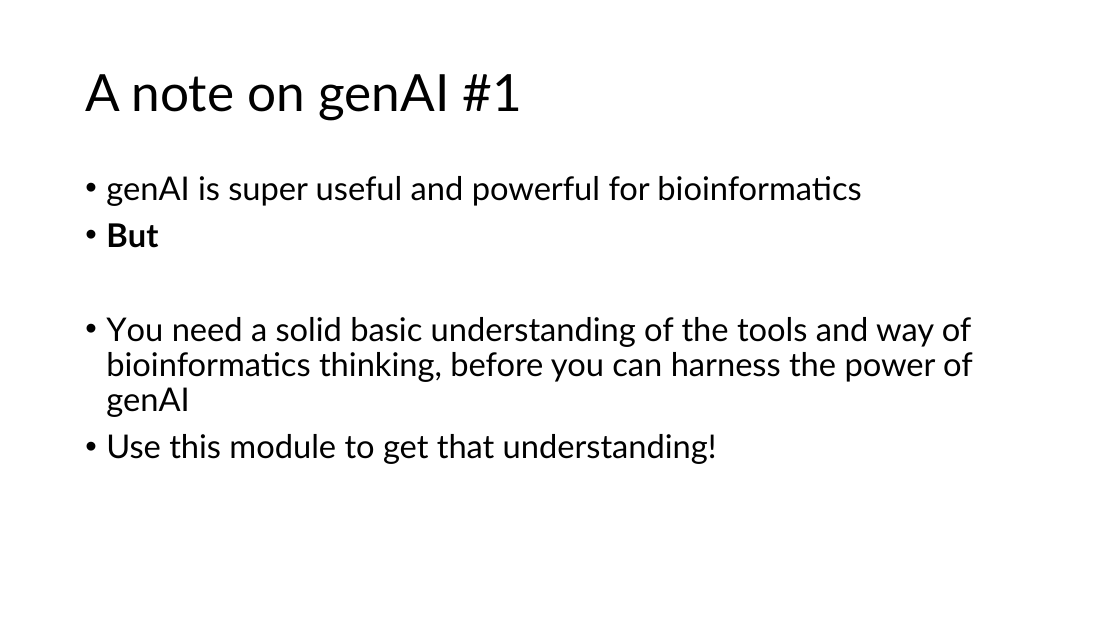
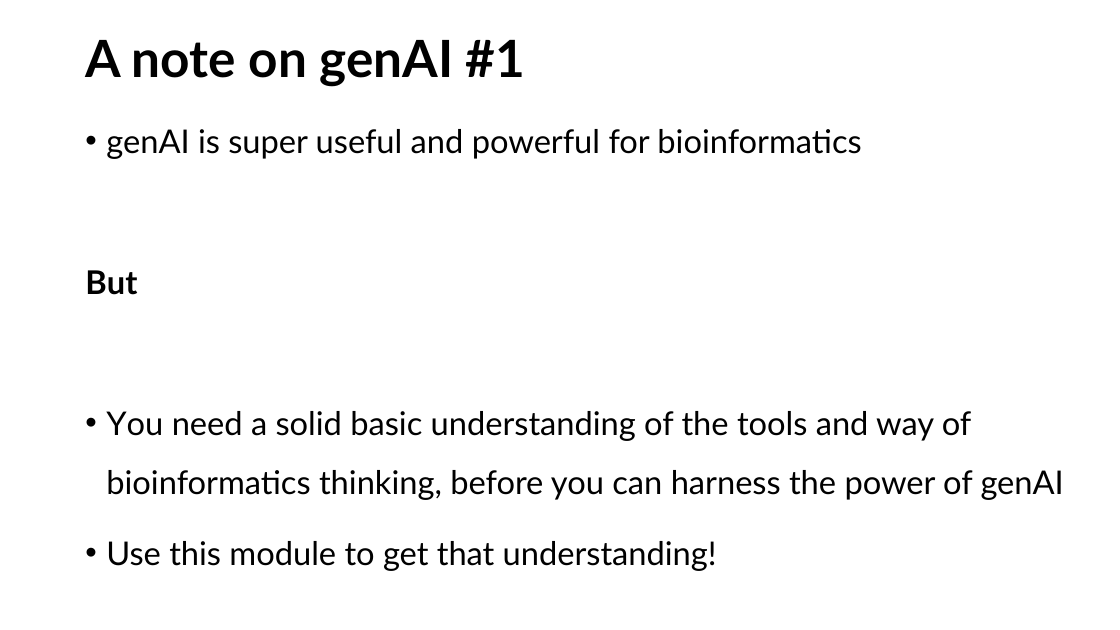
Before and after one commit to mishapaauw/molecular-data-analysis, a slide deck: slide 16 of lectures/0_course_introduction.pptx (slide 13 before the commit). Drawn at 1120x630 pixels with LibreOffice and Linux fonts; fonts in the diff are those of the drawing. Boxes give left, top, right and bottom in pixels: in the first picture for what was removed or moved away, otherwise in the second. Text is boxed around its words. In the diff, an @@ line names an element or a change of style, - is before the commit and + after.

```diff
--- a/lectures/0_course_introduction.pptx
+++ b/lectures/0_course_introduction.pptx
@@ title "A note on genAI #1": place and size @@
-title "A note on genAI #1" at [85, 74, 523, 120]
+title "A note on genAI #1" at [85, 40, 526, 87]
@@ title "A note on genAI #1" at [85, 40, 526, 87]: bold on @@
@@ text "genAI is super useful and ...": place and size @@
-text "genAI is super useful and ..." at [106, 176, 973, 464]
+text "genAI is super useful and ..." at [85, 129, 1064, 571]
@@ text "genAI is super useful and ..." at [85, 129, 1064, 571]: line spacing 0.9 to 1.5; bullet • to none @@
```
Also in this commit, not shown: 10 other slides changed, 7 slides added, 2 slides removed, 1 other file.
